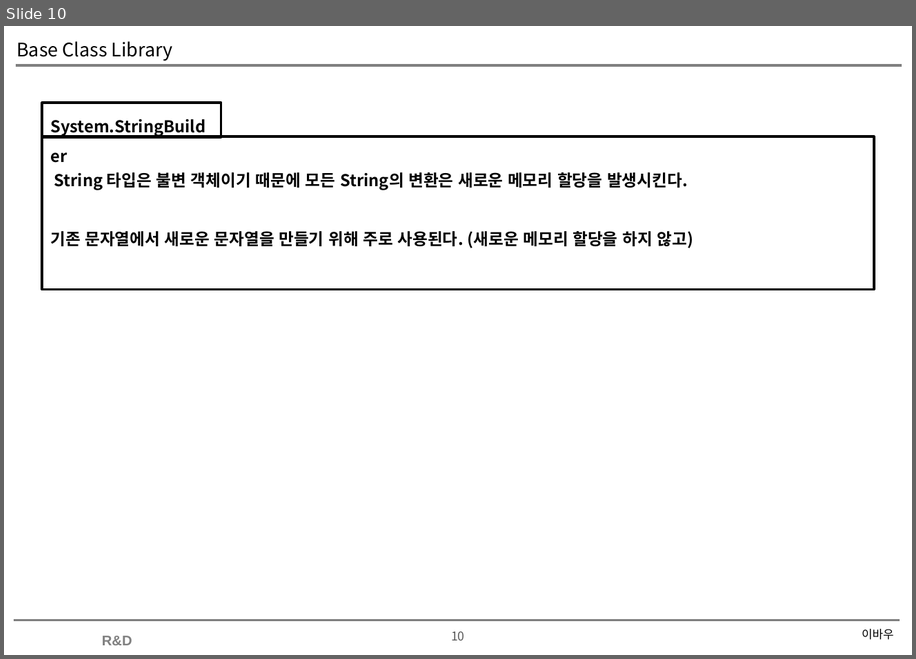
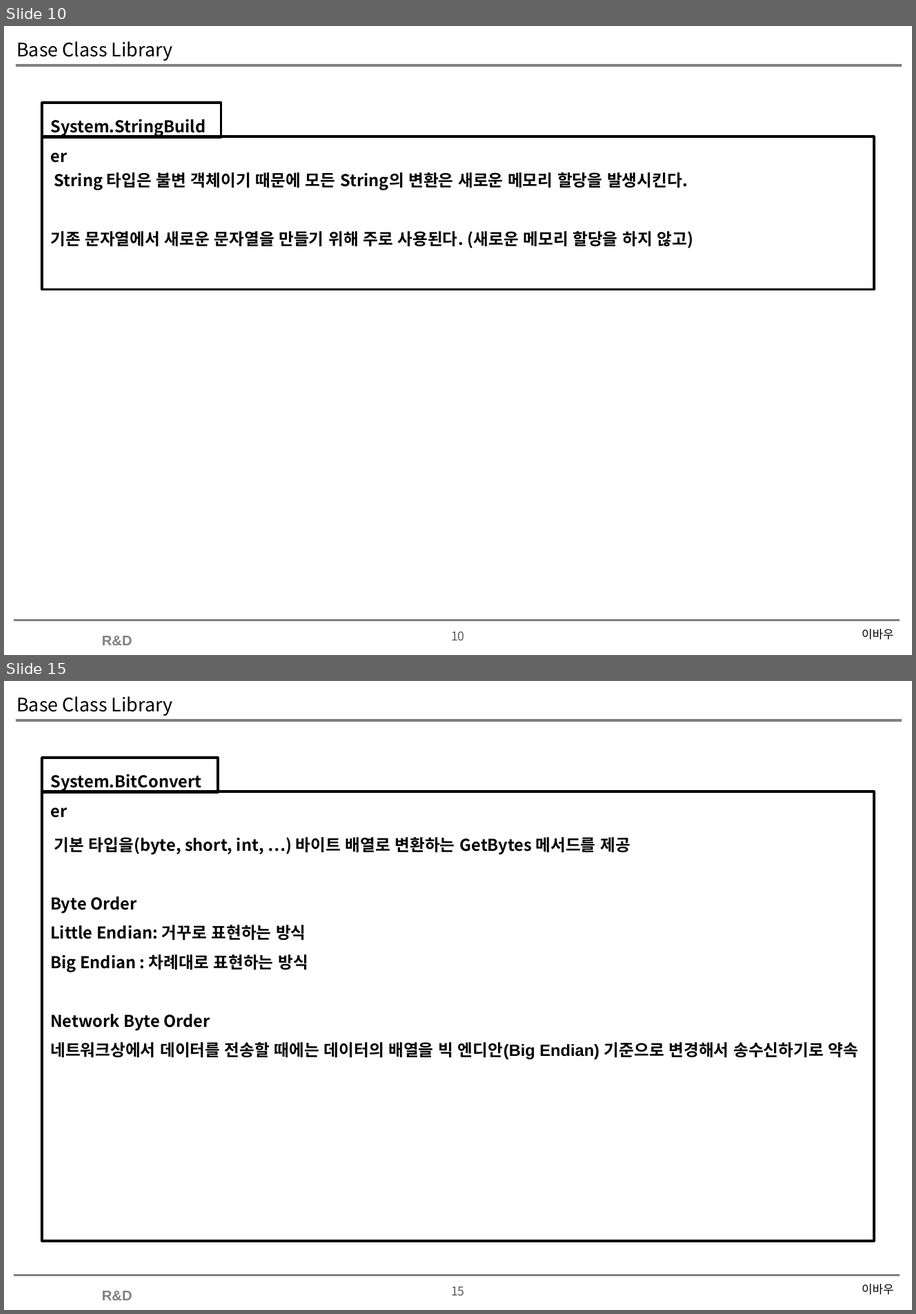
Before and after one commit to soultomind/CSharpStudy, a slide deck: CSharpStudy.Day20200627/Base Class Library.pptx. Shown one above the other, each under a label of ours: slide 10 before the commit, slides 10 and 15 after it; the slides between them are not shown. The pictures are 916x659 and 916x1314 pixels, drawn with LibreOffice and Linux fonts; fonts in the diff are those of the drawing; background and template pictures are left out. Boxes give left, top, right and bottom in pixels: in the first picture for what was removed or moved away, otherwise in the second. Text is boxed around its words. In the diff, an @@ line names an element or a change of style, - is before the commit and + after.

```diff
--- a/CSharpStudy.Day20200627/Base Class Library.pptx
+++ b/CSharpStudy.Day20200627/Base Class Library.pptx
@@ slide 15 added at [4,681,912,1310], background #FFFFFF; not listed: 4 template elements that a slide beside it also shows @@
@@ title added at [16,696,173,716], 16 pt, text #000000 @@
+Base Class Library
@@ rectangle added at [43,758,218,793], outline #000000 2.25 pt, 14 pt, text #000000, bold @@
+System.BitConverter
@@ rectangle added at [43,791,874,1241], outline #000000 2.25 pt, 14 pt, text #000000, bold @@
+기본 타입을(byte, short, int, …) 바이트 배열로 변환하는 GetBytes 메서드를 제공
+Byte Order
+Little Endian: 거꾸로 표현하는 방식
+Big Endian : 차례대로 표현하는 방식
+Network Byte Order
+네트워크상에서 데이터를 전송할 때에는 데이터의 배열을 빅 엔디안(Big Endian) 기준으로 변경해서 송수신하기로 약속
@@ text added at [862,1283,893,1294], 10 pt, text #000000 @@
+이바우
```
Also in this commit, not shown: 4 slides changed, 3 other slides added, 2 other files.
